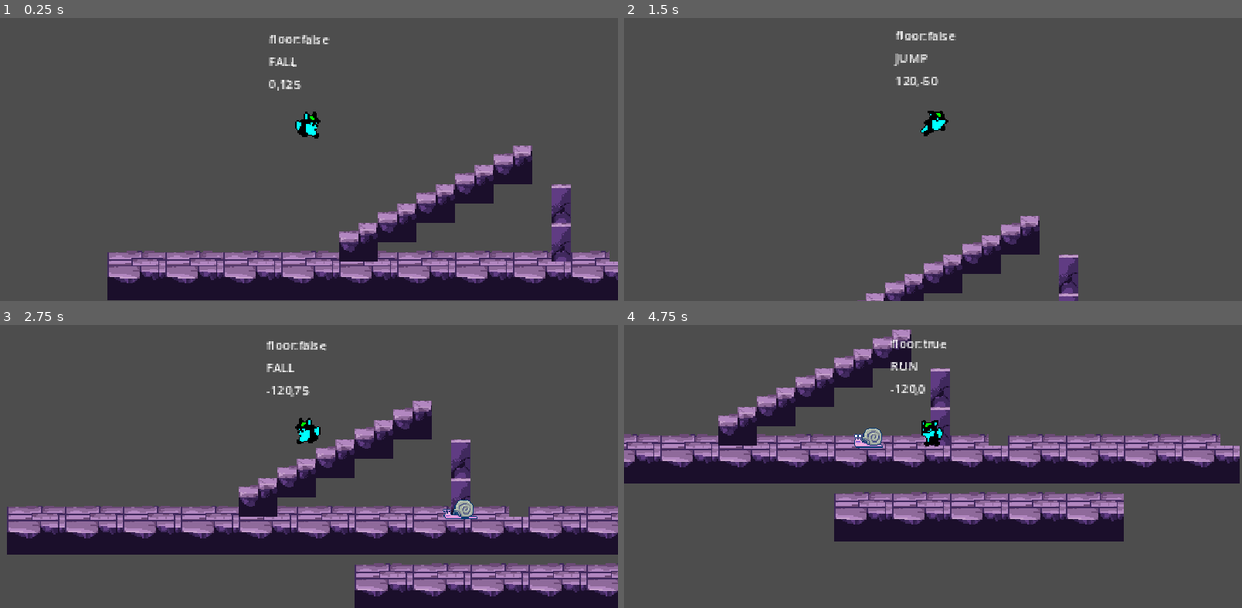
Above: before the commit, frames 1-4 (two rows, left to right).
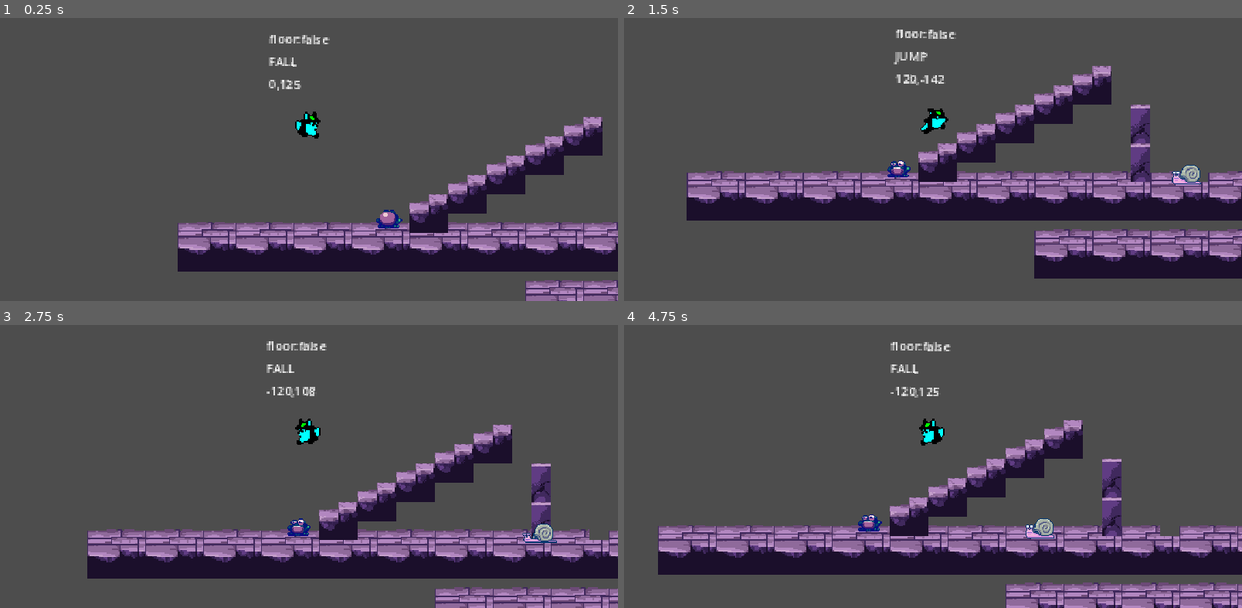
Above: after the commit, the same moments.

Repository: eugencic/PookieGame
Game: Godot game, scene res://level_base/level_base.tscn
Two runs of this game, one before a commit and one after it. Both use one fixed random seed, a clock stepped at 60 frames per second and the inputs below. The project has no main scene, so this scene is started directly.
Inputs:
- Up to frame 1 (0.25 s): no input
- Up to frame 2 (1.5 s): hold D (right) from 0.53 s (still down); tap Space (jump) at 0.6, 0.77, 1.07, 1.35 s
- Up to frame 3 (2.75 s): tap Space (jump) at 1.52, 1.82, 2.1 s; release D (right) at 2.03 s; hold A (left) from 2.03 s (still down)
- Up to frame 4 (4.75 s): release A (left) at 2.78 s; hold D (right) 2.78-4.28 s; tap Space (jump) at 2.85, 3.02, 3.32, 3.6, 3.77, 4.07, 4.35, 4.52 s; hold A (left) from 4.28 s (still down)

The runs differ from the first frame. In frame 1, 25% of the frame differs, in the area x 17-100%, y 34-100%; in frame 2, 29%; in frame 3, 35%; in frame 4, 46%, in the area x 0-100%, y 1-100%.

Commit message:
add frog

Diff:
--- /dev/null
+++ b/enemies/frog/frog.gd
@@ -0,0 +1,20 @@
+extends EnemyBase
+
+@onready var animated_sprite_2d = $AnimatedSprite2D
+@onready var jump_timer = $JumpTimer
+
+const JUMP_VELOCITY: Vector2 = Vector2(180, -150)
+
+
+# Called when the node enters the scene tree for the first time.
+func _ready():
+	pass # Replace with function body.
+
+
+# Called every frame. 'delta' is the elapsed time since the previous frame.
+func _process(delta):
+	pass
+
+
+func _on_jump_timer_timeout():
+	pass # Replace with function body.
--- /dev/null
+++ b/enemies/frog/frog.tscn
@@ -0,0 +1,87 @@
+[gd_scene load_steps=13 format=3 uid="uid://bf123tyld22sd"]
+
+[ext_resource type="PackedScene" uid="uid://swbapeehbuj5" path="res://enemies/enemy_base/enemy_base.tscn" id="1_hwayf"]
+[ext_resource type="Script" path="res://enemies/frog/frog.gd" id="2_i4cw5"]
+[ext_resource type="Texture2D" uid="uid://cd1n0or0hfj2" path="res://assets/enemies/frog/frog.png" id="3_fpvbc"]
+
+[sub_resource type="AtlasTexture" id="AtlasTexture_mc1qy"]
+atlas = ExtResource("3_fpvbc")
+region = Rect2(0, 0, 35, 32)
+
+[sub_resource type="AtlasTexture" id="AtlasTexture_opqd0"]
+atlas = ExtResource("3_fpvbc")
+region = Rect2(35, 0, 35, 32)
+
+[sub_resource type="AtlasTexture" id="AtlasTexture_vjb41"]
+atlas = ExtResource("3_fpvbc")
+region = Rect2(70, 0, 35, 32)
+
+[sub_resource type="AtlasTexture" id="AtlasTexture_2qnu8"]
+atlas = ExtResource("3_fpvbc")
+region = Rect2(105, 0, 35, 32)
+
+[sub_resource type="AtlasTexture" id="AtlasTexture_hucrf"]
+atlas = ExtResource("3_fpvbc")
+region = Rect2(140, 0, 35, 32)
+
+[sub_resource type="AtlasTexture" id="AtlasTexture_deoxn"]
+atlas = ExtResource("3_fpvbc")
+region = Rect2(175, 0, 35, 32)
+
+[sub_resource type="AtlasTexture" id="AtlasTexture_gmmei"]
+atlas = ExtResource("3_fpvbc")
+region = Rect2(210, 0, 35, 32)
+
+[sub_resource type="SpriteFrames" id="SpriteFrames_3wghe"]
+animations = [{
+"frames": [{
+"duration": 1.0,
+"texture": SubResource("AtlasTexture_mc1qy")
+}, {
+"duration": 1.0,
+"texture": SubResource("AtlasTexture_opqd0")
+}, {
+"duration": 1.0,
+"texture": SubResource("AtlasTexture_vjb41")
+}, {
+"duration": 1.0,
+"texture": SubResource("AtlasTexture_2qnu8")
+}, {
+"duration": 3.0,
+"texture": SubResource("AtlasTexture_hucrf")
+}],
+"loop": true,
+"name": &"idle",
+"speed": 4.0
+}, {
+"frames": [{
+"duration": 1.0,
+"texture": SubResource("AtlasTexture_deoxn")
+}, {
+"duration": 1.0,
+"texture": SubResource("AtlasTexture_gmmei")
+}],
+"loop": false,
+"name": &"jump",
+"speed": 2.0
+}]
+
+[sub_resource type="RectangleShape2D" id="RectangleShape2D_po47u"]
+size = Vector2(16, 14)
+
+[node name="Frog" instance=ExtResource("1_hwayf")]
+script = ExtResource("2_i4cw5")
+
+[node name="AnimatedSprite2D" parent="." index="1"]
+scale = Vector2(0.75, 0.75)
+sprite_frames = SubResource("SpriteFrames_3wghe")
+animation = &"idle"
+autoplay = "idle"
+
+[node name="CollisionShape2D" type="CollisionShape2D" parent="." index="2"]
+position = Vector2(-1, 3)
+shape = SubResource("RectangleShape2D_po47u")
+
+[node name="JumpTimer" type="Timer" parent="." index="3"]
+
+[connection signal="timeout" from="JumpTimer" to="." method="_on_jump_timer_timeout"]
--- a/level_base/level_base.tscn
+++ b/level_base/level_base.tscn
@@ -7,6 +7,7 @@
 [ext_resource type="PackedScene" uid="uid://bogrhuk7xox7l" path="res://player/player.tscn" id="3_manxk"]
 [ext_resource type="Texture2D" uid="uid://gy6xg3r6jt08" path="res://assets/tiles/ChurchTileset.png" id="4_kkgir"]
 [ext_resource type="PackedScene" uid="uid://bfrut6uvfw7rj" path="res://enemies/snail/snail.tscn" id="6_ecb36"]
+[ext_resource type="PackedScene" uid="uid://bf123tyld22sd" path="res://enemies/frog/frog.tscn" id="8_r631y"]
 
 [sub_resource type="TileSetAtlasSource" id="TileSetAtlasSource_s2vlm"]
 texture = ExtResource("1_rsl5b")
@@ -1030,7 +1031,10 @@
 zoom = Vector2(2, 2)
 
 [node name="Player" parent="." instance=ExtResource("3_manxk")]
-position = Vector2(148, 39)
+position = Vector2(90, 63)
 
 [node name="Snail" parent="." instance=ExtResource("6_ecb36")]
 position = Vector2(430, 128)
+
+[node name="Frog" parent="." instance=ExtResource("8_r631y")]
+position = Vector2(157, 159)
--- a/player/player.gd
+++ b/player/player.gd
@@ -10,7 +10,7 @@
 const RUN_SPEED: float = 120.0
 const MAX_FALL: float = 400.0
 const HURT_TIME: float = 0.3
-const JUMP_VELOCITY: float = -400.0
+const JUMP_VELOCITY: float = -200.0
 
 enum PLAYER_STATE { IDLE, RUN, JUMP, FALL, HURT }
 
@@ -33,7 +33,6 @@
 	]
 
 func get_input() -> void:
-
 	velocity.x = 0
 
 	if Input.is_action_pressed("left") == true:
Binary file added: assets/enemies/frog/frog.png
Not shown, changed: assets/enemies/frog/frog.png.import
Binary file removed: assets/enemies/frog/frog_sheet.png
Not shown: 1 places in level_base/level_base.tscn that only renumber resources
Not shown, changed: assets/sound/jump.wav
